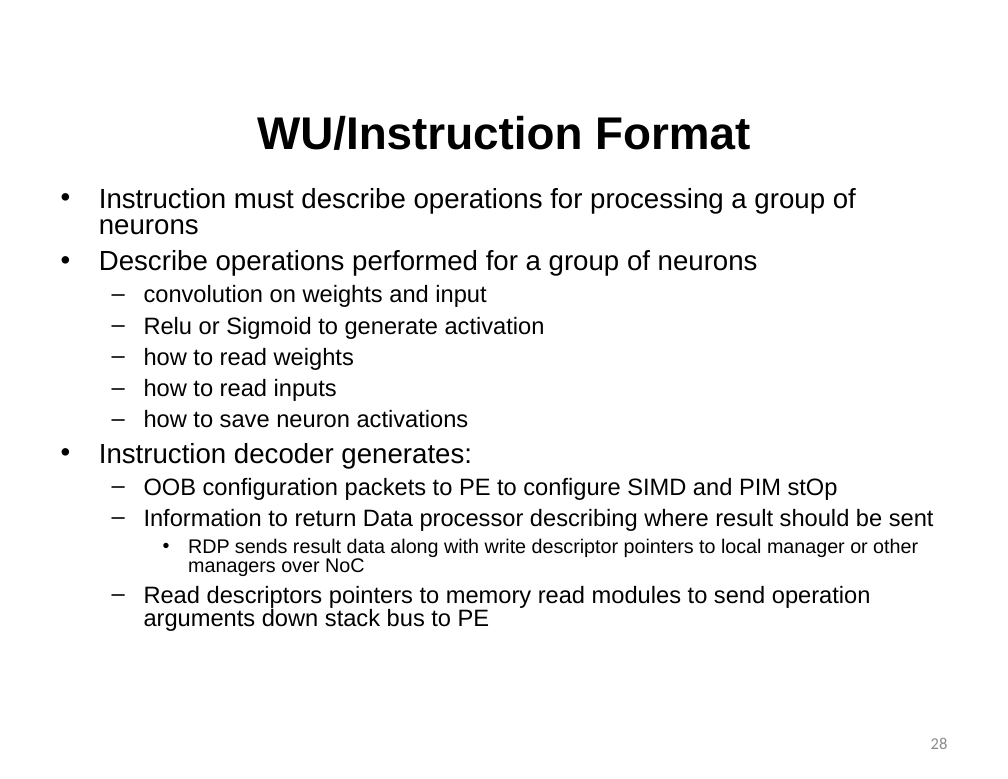
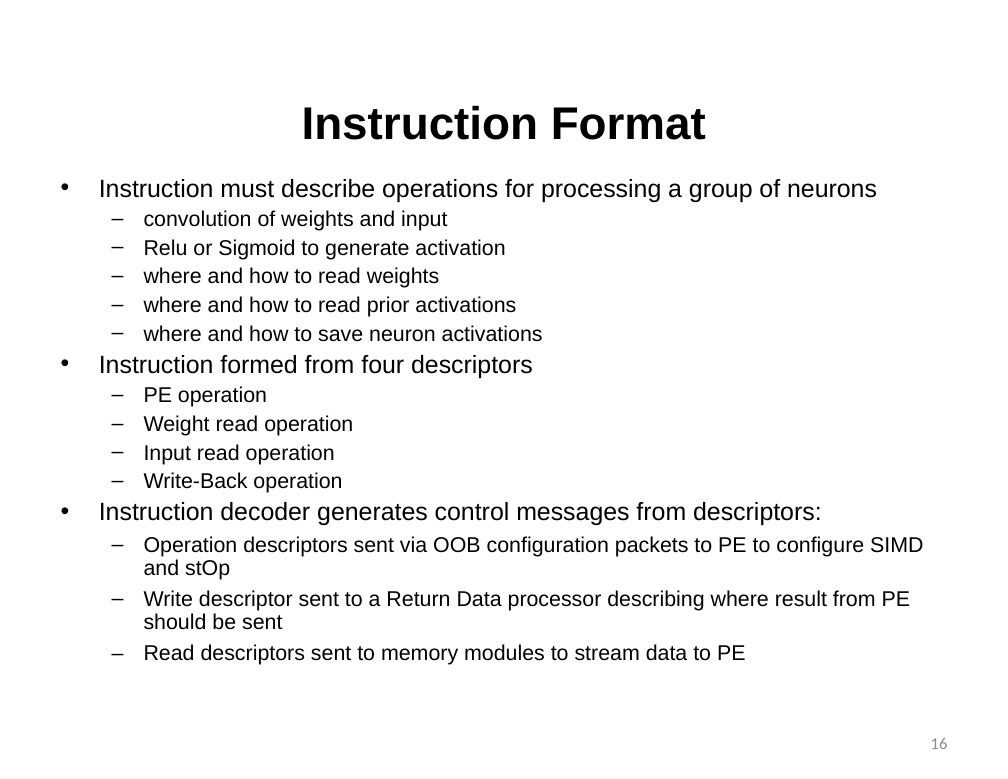
Before and after one commit to lbbaker5900/ece-cortical-MainResearch, a slide deck: slide 16 of 3DSystem/DOC/Status.pptx (slide 28 before the commit). Drawn at 1008x779 pixels with LibreOffice and Linux fonts; fonts in the diff are those of the drawing; background and template pictures are left out. Boxes give left, top, right and bottom in pixels: in the first picture for what was removed or moved away, otherwise in the second. Text is boxed around its words. In the diff, an @@ line names an element or a change of style, - is before the commit and + after.

```diff
--- a/3DSystem/DOC/Status.pptx
+++ b/3DSystem/DOC/Status.pptx
@@ title at [302,105,706,140]: text changed @@
-WU/Instruction Format
+Instruction Format
@@ text "Instruction must describe operations for ...": place and size @@
-text "Instruction must describe operations for ..." at [99,188,934,631]
+text "Instruction must describe operations for ..." at [99,179,923,665]
@@ text at [99,179,877,260]: size 21.7 to 19.6 pt in "Instruction must describe operations for processing a ..."; size 18.6 to 16.8 pt in "Relu or Sigmoid to generate activation" @@
@@ text at [144,210,447,231]: text changed; size 21.7 to 16.8 pt @@
-• Describe operations performed for a group of neurons
-  – convolution on weights and input
+  – convolution of weights and input
@@ text at [99,267,923,665]: text changed; size 18.6 to 16.8 pt @@
-  – how to read weights
-  – how to read inputs
-  – how to save neuron activations
-• Instruction decoder generates:
-  – OOB configuration packets to PE to configure SIMD and PIM stOp
-  – Information to return Data processor describing where result should be sent
-    • RDP sends result data along with write descriptor pointers to local manager or other managers over NoC
-  – Read descriptors pointers to memory read modules to send operation arguments down stack bus to PE
+  – where and how to read weights
+  – where and how to read prior activations
+  – where and how to save neuron activations
+• Instruction formed from four descriptors
+  – PE operation
+  – Weight read operation
+  – Input read operation
+  – Write-Back operation
+• Instruction decoder generates control messages from descriptors:
+  – Operation descriptors sent via OOB configuration packets to PE to configure SIMD and stOp
+  – Write descriptor sent to a Return Data processor describing where result from PE should be sent
+  – Read descriptors sent to memory modules to stream data to PE
@@ page number at [931,738,948,749]: text changed @@
-28
+16
```
Also in this commit, not shown: 6 other slides changed, 2 slides added, 5 slides removed, 5 other files.
